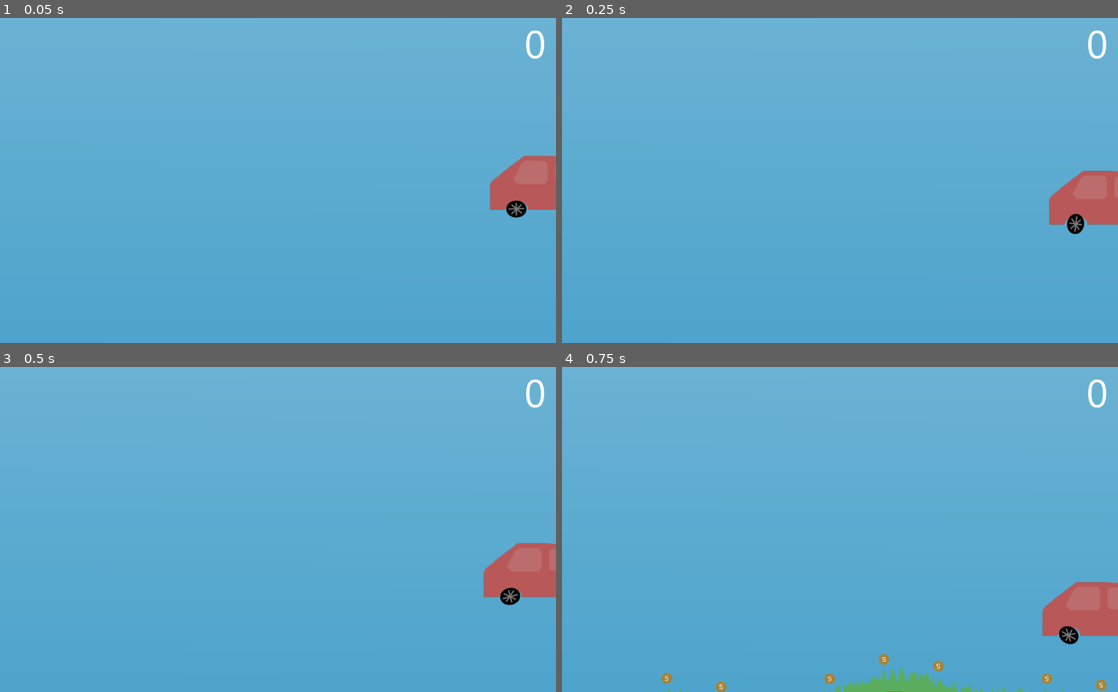
Above: before the commit, frames 1-4 (two rows, left to right).
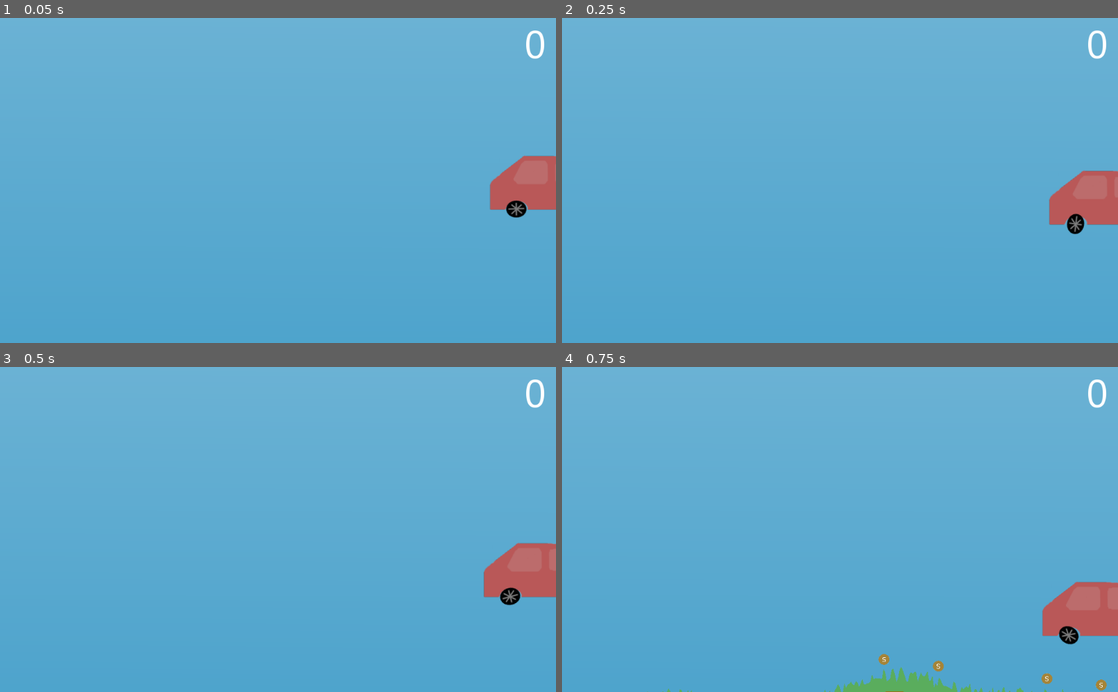
Above: after the commit, the same moments.

Repository: anhcraft/racing
Game: Godot game, scene res://Main.tscn
The game is run twice, just before and just after one commit, with the same random seed, the same clock (stepped at 60 frames per second) and the same inputs.
Inputs:
- Up to frame 1 (0.05 s): no input
- Up to frame 2 (0.25 s): no input
- Up to frame 3 (0.5 s): no input
- Up to frame 4 (0.75 s): hold D (ui_right) from 0.53 s (still down)

Frames 1-3 are identical in both runs. In frame 4, 0.2% of the frame differs, in the area x 17-50%, y 94-100%.

Commit message:
Unused coins are now getting removed

Diff:
--- a/Coin.tscn
+++ b/Coin.tscn
@@ -6,7 +6,9 @@
 [sub_resource type="CircleShape2D" id=1]
 radius = 100.103
 
-[node name="Coin" type="Area2D"]
+[node name="Coin" type="Area2D" groups=[
+"coins",
+]]
 scale = Vector2( 0.1, 0.1 )
 space_override = 1
 script = ExtResource( 2 )
--- a/Terrain.gd
+++ b/Terrain.gd
@@ -38,6 +38,16 @@
 func set_origin(pos: int):
 	self.pos = pos
 	update()
+
+func _process(delta):
+	var coins = get_tree().get_nodes_in_group("coins")
+	var edge = pos - get_viewport().size.x * 0.5
+	var i = 0
+	for coin in coins:
+		if coin is Area2D:
+			var x = coin.position.x
+			if coin.position.x <= edge:
+				coin.queue_free()
 
 func _draw():
 	var groundPoints = PoolVector2Array()
